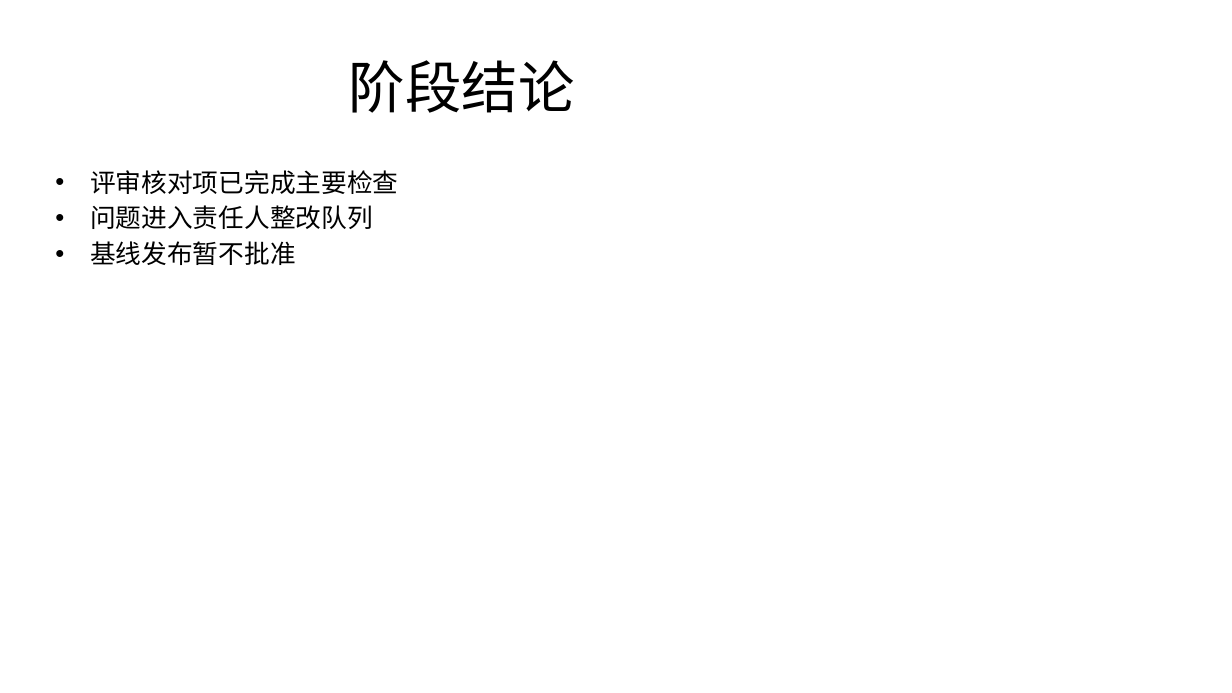
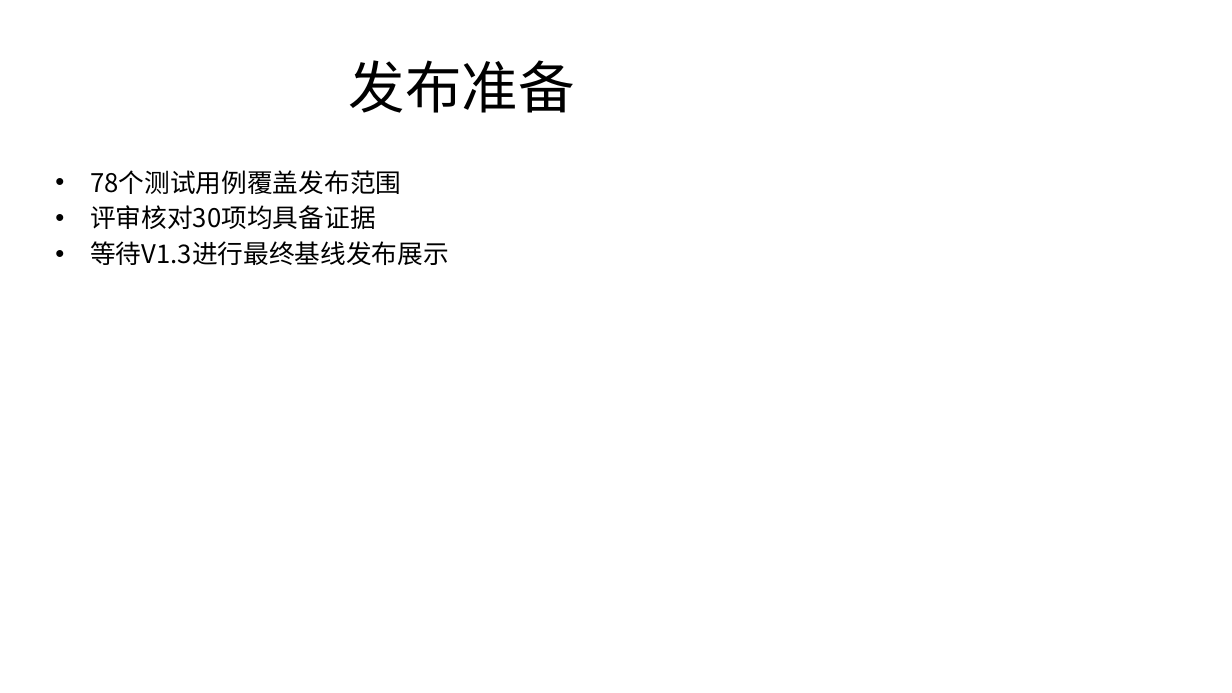
Before and after one commit to yzy1232/docs, a slide deck: slide 4 of 12-评审与基线/评审核对成果展示.pptx. Drawn at 1232x693 pixels with LibreOffice and Linux fonts; fonts in the diff are those of the drawing. Boxes give left, top, right and bottom in pixels: in the first picture for what was removed or moved away, otherwise in the second. Text is boxed around its words. In the diff, an @@ line names an element or a change of style, - is before the commit and + after.

Commit message:
docs(review): 跟踪整改并完善基线候选稿

```diff
--- a/12-评审与基线/评审核对成果展示.pptx
+++ b/12-评审与基线/评审核对成果展示.pptx
@@ title at [349,60,575,113]: text changed @@
-阶段结论
+发布准备
@@ text at [90,170,449,265]: text changed @@
-• 评审核对项已完成主要检查
-• 问题进入责任人整改队列
-• 基线发布暂不批准
+• 78个测试用例覆盖发布范围
+• 评审核对30项均具备证据
+• 等待V1.3进行最终基线发布展示
```
Also in this commit, not shown: 2 other slides changed, 1 slide added, 1 slide removed, 4 other files.
